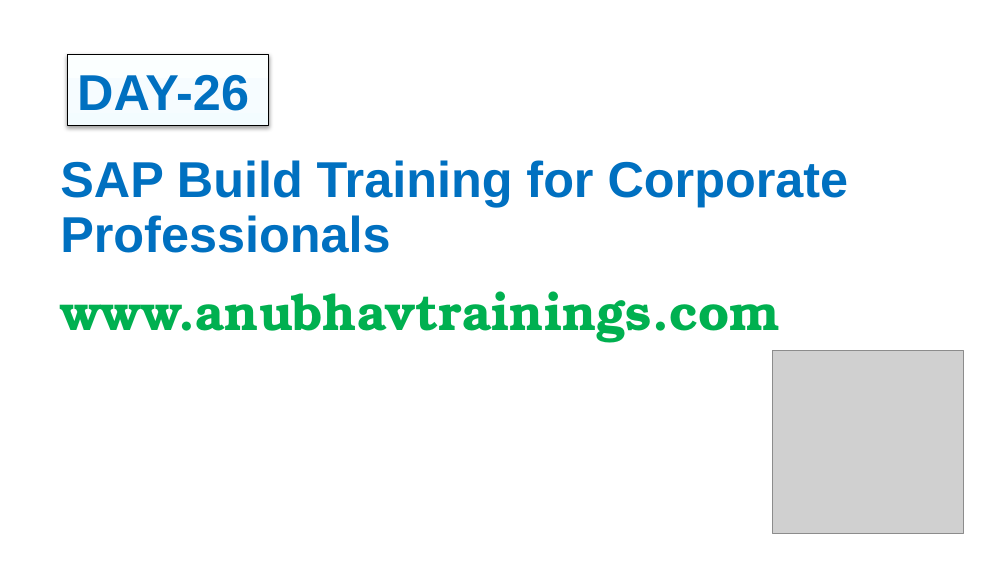
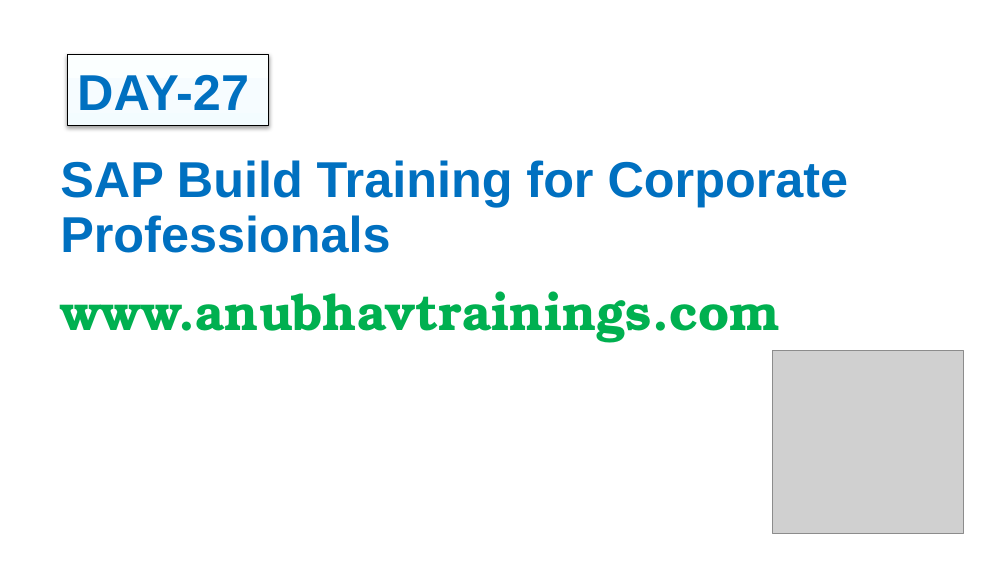
Before and after one commit to soyuztechnologies/SAP_Build_End_to_End, a slide deck: slide 1 of Day 27/SAP Build Training Day 27.pptx. Drawn at 1008x567 pixels with LibreOffice and Linux fonts; fonts in the diff are those of the drawing; grey boxes stand for pictures; background and template pictures are left out. Boxes give left, top, right and bottom in pixels: in the first picture for what was removed or moved away, otherwise in the second. Text is boxed around its words. In the diff, an @@ line names an element or a change of style, - is before the commit and + after.

Commit message:
Auto bot updater Build Course

```diff
--- a/Day 27/SAP Build Training Day 27.pptx
+++ b/Day 27/SAP Build Training Day 27.pptx
@@ text in rectangle at (x1=77, y1=75, x2=249, y2=110): text changed @@
-DAY-26
+DAY-27
```
Also in this commit, not shown: 2 other slides changed, 1 slide added, 3 other files.
